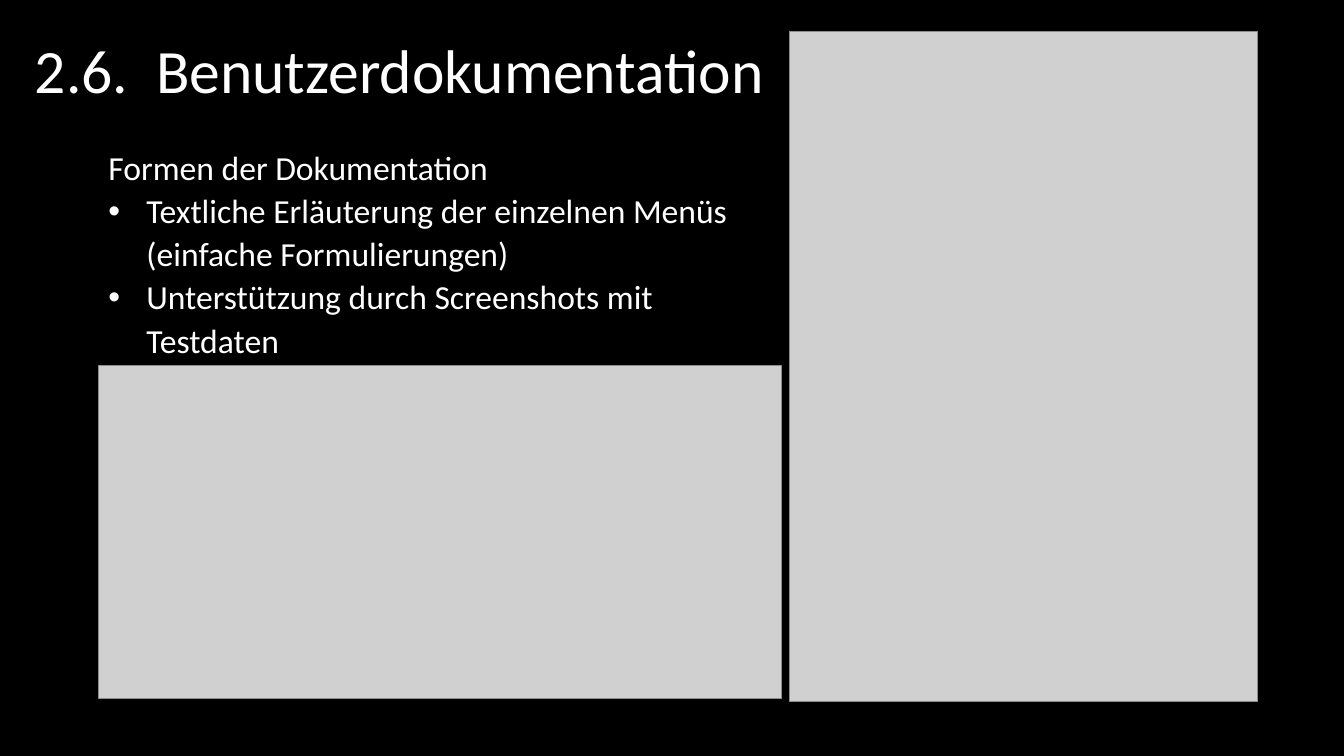
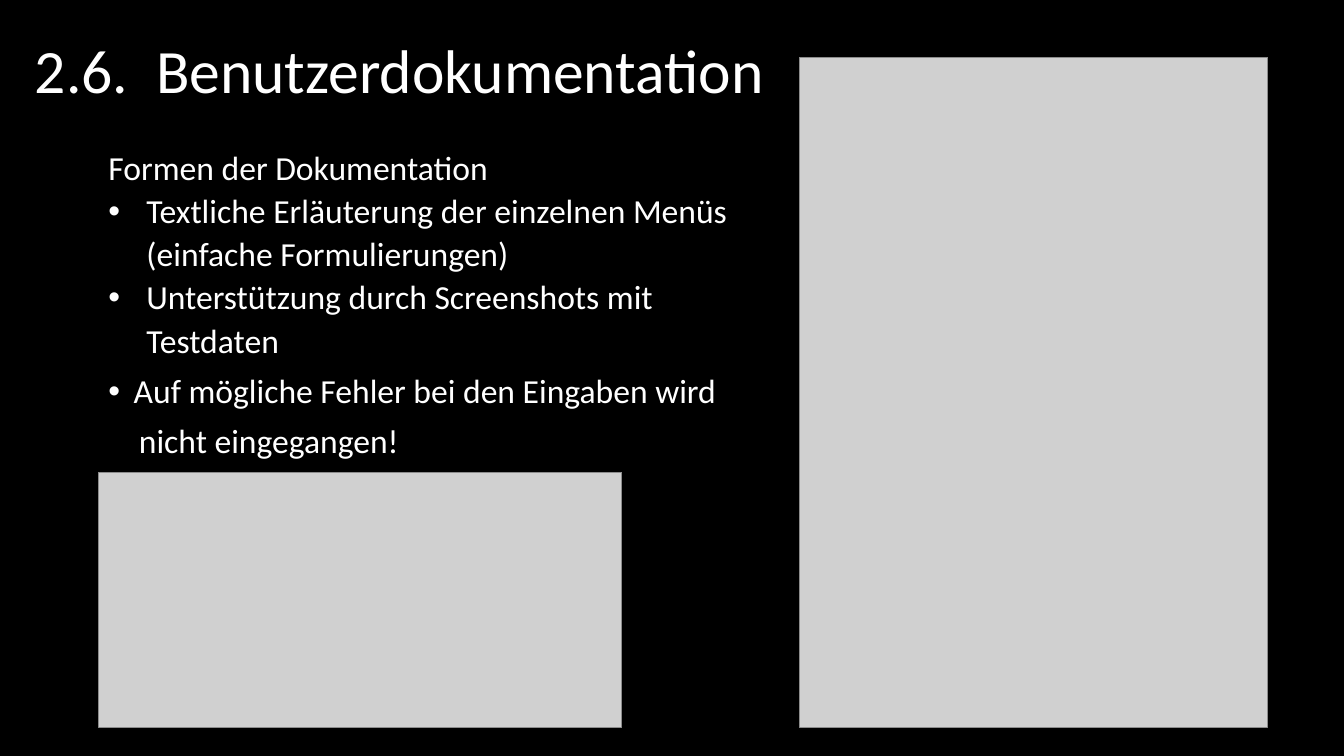
Before and after one commit to SE-Beleggruppe/Beleg_Planung, a slide deck: slide 23 of Präsentation/Felix - Dokumentation/SE_Dokumentation.pptx. Drawn at 1344x756 pixels with LibreOffice and Linux fonts; fonts in the diff are those of the drawing; grey boxes stand for pictures. Boxes give left, top, right and bottom in pixels: in the first picture for what was removed or moved away, otherwise in the second. Text is boxed around its words. In the diff, an @@ line names an element or a change of style, - is before the commit and + after.

```diff
--- a/Präsentation/Felix - Dokumentation/SE_Dokumentation.pptx
+++ b/Präsentation/Felix - Dokumentation/SE_Dokumentation.pptx
@@ picture: place and size @@
-picture at bbox=[789, 31, 1258, 702]
+picture at bbox=[800, 57, 1268, 728]
@@ text at bbox=[134, 379, 716, 459]: paragraphs added @@
+  • Auf mögliche Fehler bei den Eingaben wird
+  nicht eingegangen!
@@ picture: place and size @@
-picture at bbox=[99, 366, 782, 700]
+picture at bbox=[99, 472, 622, 727]
```
Also in this commit, not shown: 1 slide removed, 1 other file.
